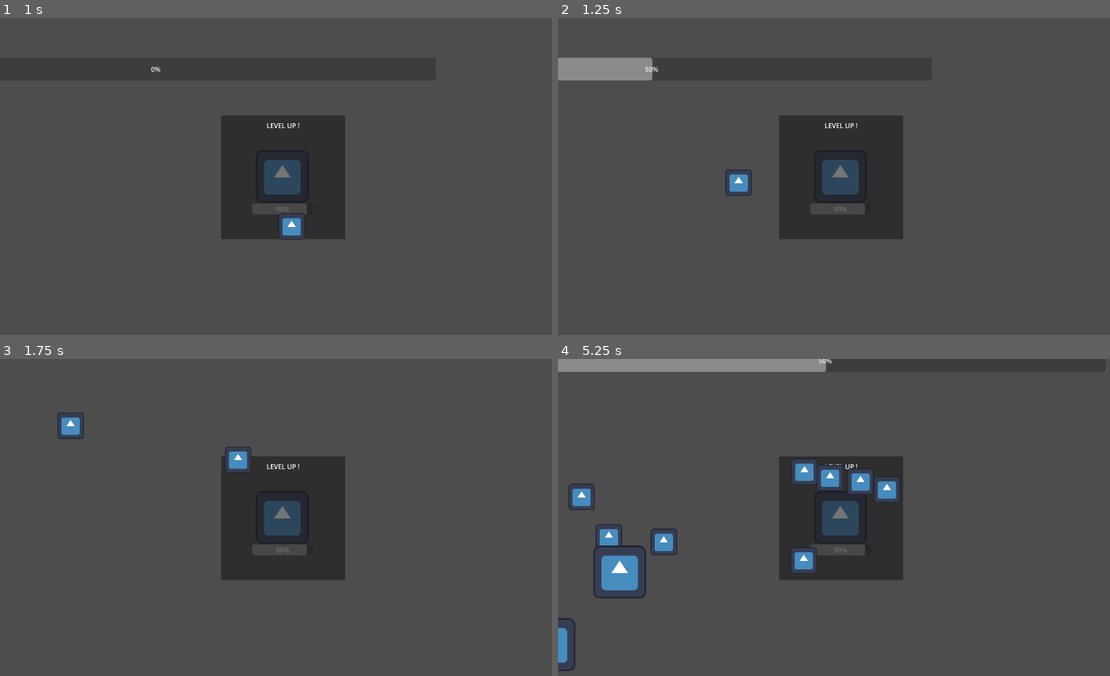
Above: before the commit, frames 1-4 (two rows, left to right).
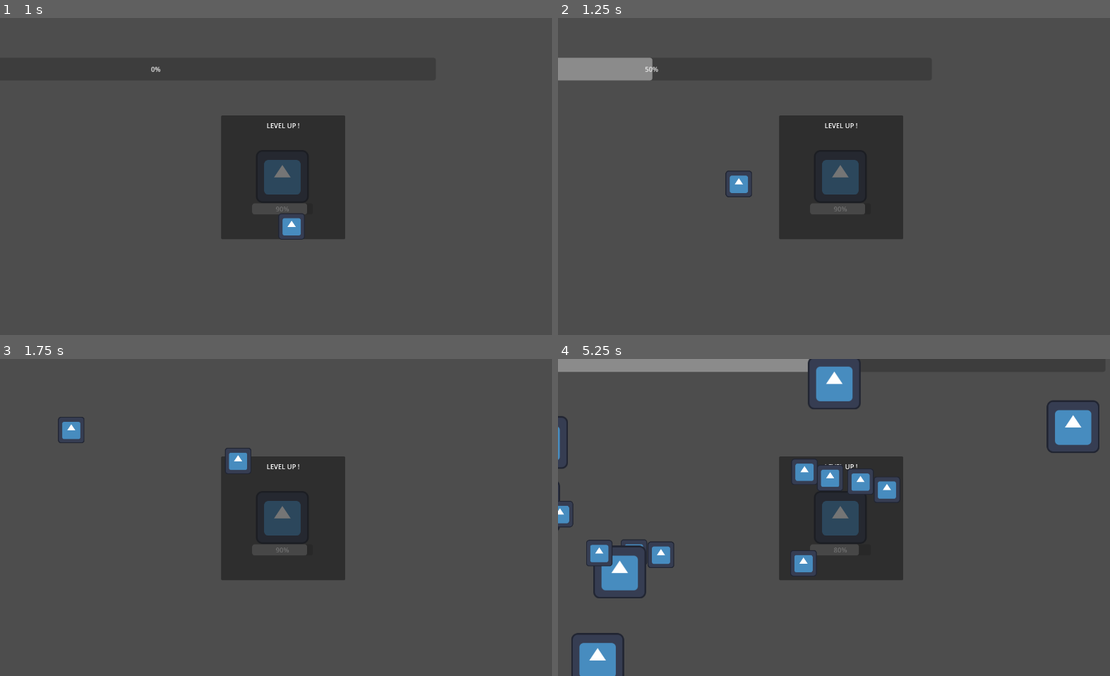
Above: after the commit, the same moments.

Repository: ernykt/vampire-survivors
Game: Godot game, scene res://scenes/main.tscn
The game is run twice, just before and just after one commit, with the same random seed, the same clock (stepped at 60 frames per second) and the same inputs. The engine's default icon, where the game draws it, is replaced by a stand-in: a white triangle on a blue panel in a dark square.
Inputs (mouse positions are in pixels of both pictures, inside the frame that each line leads up to):
- Up to frame 1 (1 s): move the mouse to (408, 160) at 0.52 s; hold D (right) from 0.53 s (still down); click (408, 160) at 0.6 s
- Up to frame 2 (1.25 s): keep holding D (right)
- Up to frame 3 (1.75 s): move the mouse to (171, 533) at 1.27 s; release D (right) at 1.28 s; hold S (down) from 1.28 s (still down); click (171, 533) at 1.35 s
- Up to frame 4 (5.25 s): move the mouse to (894, 447) at 2.02 s; release S (down) at 2.03 s; hold D (right) 2.03-2.78 s; click (894, 447) at 2.1 s; move the mouse to (811, 580) at 2.77 s; hold W (up) 2.78-3.53 s; click (811, 580) at 2.85 s; move the mouse to (1010, 565) at 3.52 s; hold A (left) 3.53-5.03 s; click (1010, 565) at 3.6 s; move the mouse to (668, 469) at 4.27 s; click (668, 469) at 4.35 s; move the mouse to (867, 517) at 5.02 s; hold S (down) from 5.03 s (still down); click (867, 517) at 5.1 s

Frame 1 is identical in both runs. In frame 2, 0.1% of the frame differs, in the area x 30-36%, y 47-57%; in frame 3, 0.3%; in frame 4, 4.6%, in the area x 0-99%, y 0-100%.

Commit message:
enemy spawner

Diff:
--- /dev/null
+++ b/EnemySpawner.gd
@@ -0,0 +1,3 @@
+extends Node2D
+
+@onready enemy = preload("")
--- a/project.godot
+++ b/project.godot
@@ -12,7 +12,7 @@
 
 config/name="vampireSurvivors"
 run/main_scene="res://scenes/main.tscn"
-config/features=PackedStringArray("4.1", "Mobile")
+config/features=PackedStringArray("4.2", "Mobile")
 config/icon="res://icon.svg"
 
 [display]
--- /dev/null
+++ b/scenes/enemy_spawner.tscn
@@ -0,0 +1,29 @@
+[gd_scene load_steps=3 format=3 uid="uid://cmy4eq2fke2d7"]
+
+[ext_resource type="Script" path="res://scripts/enemy_spawner.gd" id="1_5uflc"]
+
+[sub_resource type="Curve2D" id="Curve2D_wr3ub"]
+_data = {
+"points": PackedVector2Array(0, 0, 0, 0, -32, -44, 0, 0, 0, 0, 1408, -41, 0, 0, 0, 0, 1401, 791, 0, 0, 0, 0, 684.085, 792.444, 0, 0, 0, 0, -34, 797, 0, 0, 0, 0, -32, -46)
+}
+point_count = 6
+
+[node name="EnemySpawner" type="Node2D"]
+script = ExtResource("1_5uflc")
+
+[node name="Path2D" type="Path2D" parent="."]
+curve = SubResource("Curve2D_wr3ub")
+
+[node name="PathFollow2D" type="PathFollow2D" parent="Path2D"]
+position = Vector2(283.769, -43.3421)
+rotation = 0.00208333
+progress = 315.77
+metadata/_edit_lock_ = true
+
+[node name="Marker2D" type="Marker2D" parent="Path2D/PathFollow2D"]
+metadata/_edit_lock_ = true
+
+[node name="SpawnTimer" type="Timer" parent="."]
+autostart = true
+
+[connection signal="timeout" from="SpawnTimer" to="." method="_on_spawn_timer_timeout"]
--- a/scenes/main.tscn
+++ b/scenes/main.tscn
@@ -1,7 +1,8 @@
-[gd_scene load_steps=3 format=3 uid="uid://dvrcdkj6ysbjy"]
+[gd_scene load_steps=4 format=3 uid="uid://dvrcdkj6ysbjy"]
 
 [ext_resource type="PackedScene" uid="uid://bf4jsc2ea5esj" path="res://scenes/player.tscn" id="1_qra2v"]
 [ext_resource type="PackedScene" uid="uid://cqsiv58tnmpsb" path="res://scenes/basic_enemy.tscn" id="2_slr0c"]
+[ext_resource type="PackedScene" uid="uid://cmy4eq2fke2d7" path="res://scenes/enemy_spawner.tscn" id="3_lbtdi"]
 
 [node name="Main" type="Node2D"]
 
@@ -44,3 +45,5 @@
 
 [node name="BasicEnemy6" parent="." instance=ExtResource("2_slr0c")]
 position = Vector2(-250, 340)
+
+[node name="EnemySpawner" parent="." instance=ExtResource("3_lbtdi")]
--- /dev/null
+++ b/scripts/enemy_spawner.gd
@@ -0,0 +1,15 @@
+extends Node2D
+
+@onready var enemy = preload("res://scenes/basic_enemy.tscn")
+@onready var player = preload("res://scenes/player.tscn")
+
+func _ready():
+	randomize()
+
+func _on_spawn_timer_timeout():
+	var rng = RandomNumberGenerator.new()
+	rng.randomize()
+	$Path2D/PathFollow2D.progress_ratio = rng.randf_range(0, 1)
+	var instance = enemy.instantiate()
+	instance.global_position = $Path2D/PathFollow2D/Marker2D.global_position
+	get_tree().root.add_child(instance, true)
